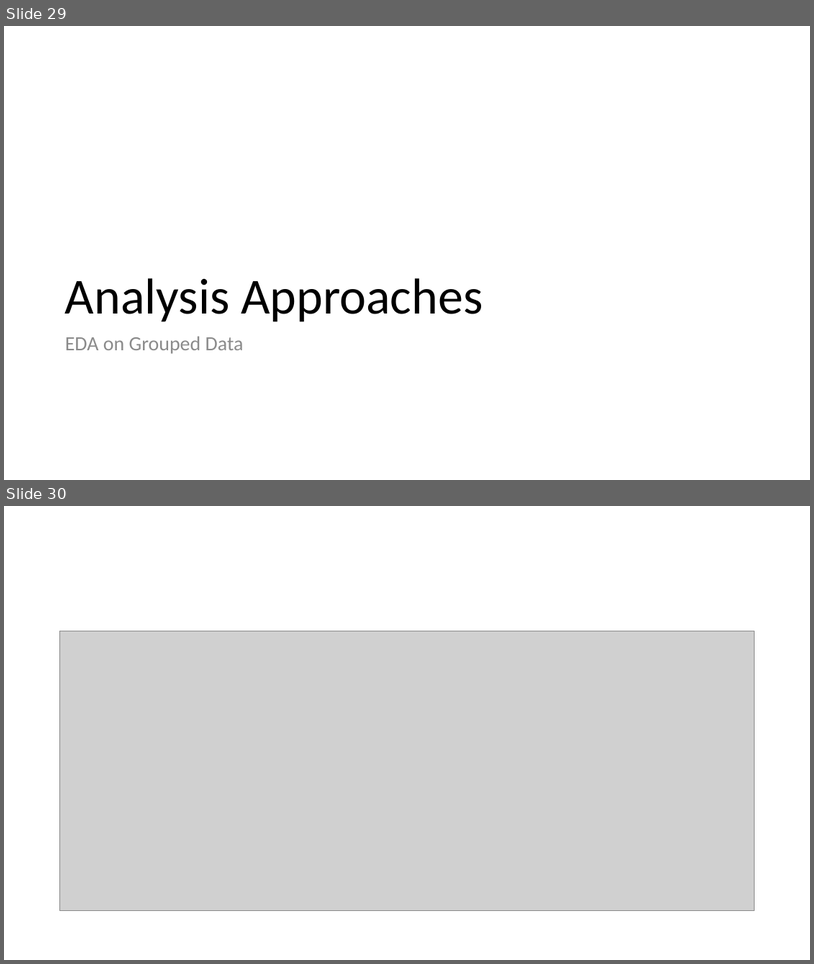
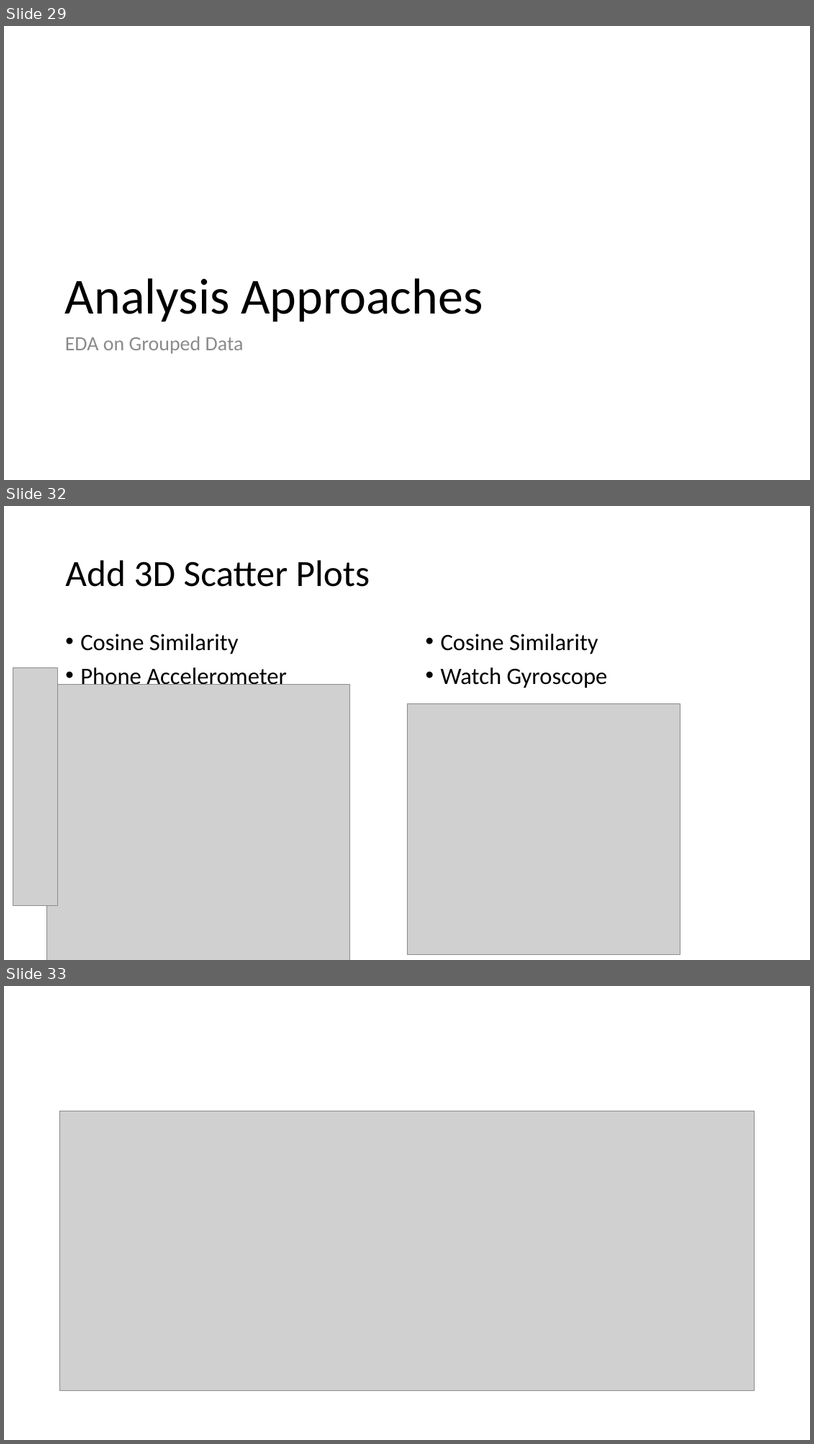
Before and after one commit to gojandrooo/DSE-230, a slide deck: DSE230 - Final Project Slides.pptx. Shown one above the other, each under a label of ours: slides 29 and 30 before the commit, slides 29, 32 and 33 after it; the slides between them are not shown. The pictures are 814x964 and 814x1444 pixels, drawn with LibreOffice and Linux fonts; fonts in the diff are those of the drawing; grey boxes stand for pictures. Boxes give left, top, right and bottom in pixels: in the first picture for what was removed or moved away, otherwise in the second. Text is boxed around its words. In the diff, an @@ line names an element or a change of style, - is before the commit and + after.

Commit message:
updated scatter titles and sizes. added to ppt

```diff
--- a/DSE230 - Final Project Slides.pptx
+++ b/DSE230 - Final Project Slides.pptx
@@ slide 32 added at [4,506,810,960], background #FFFFFF @@
@@ title added at [65,560,370,587], 44 pt, text #000000 @@
+Add 3D Scatter Plots
@@ text added at [80,633,287,690], 28 pt, text #000000 @@
+• Cosine Similarity
+• Phone Accelerometer
@@ text added at [441,633,608,688], 28 pt, text #000000 @@
+• Cosine Similarity
+• Watch Gyroscope
@@ picture added at [13,667,58,906] @@
@@ picture added at [47,685,350,960] @@
@@ picture added at [407,703,681,955] @@
@@ what was slide 30 is now slide 33 @@
```
Also in this commit, not shown: 1 slide changed, 2 other slides added, 49 other files.
